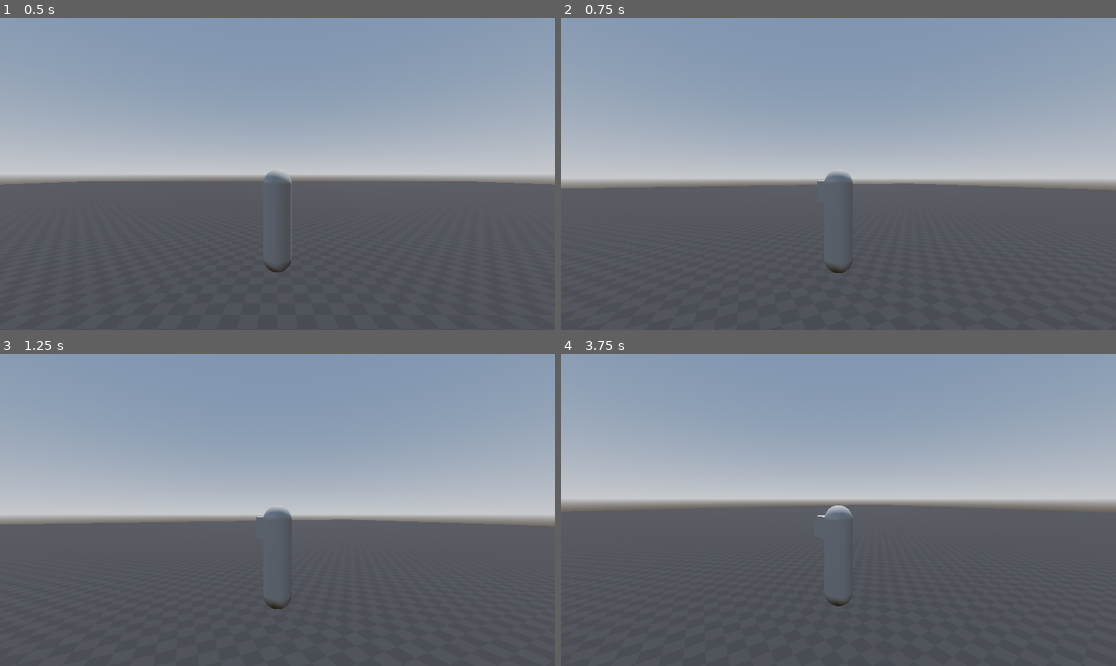
Above: before the commit, frames 1-4 (two rows, left to right).
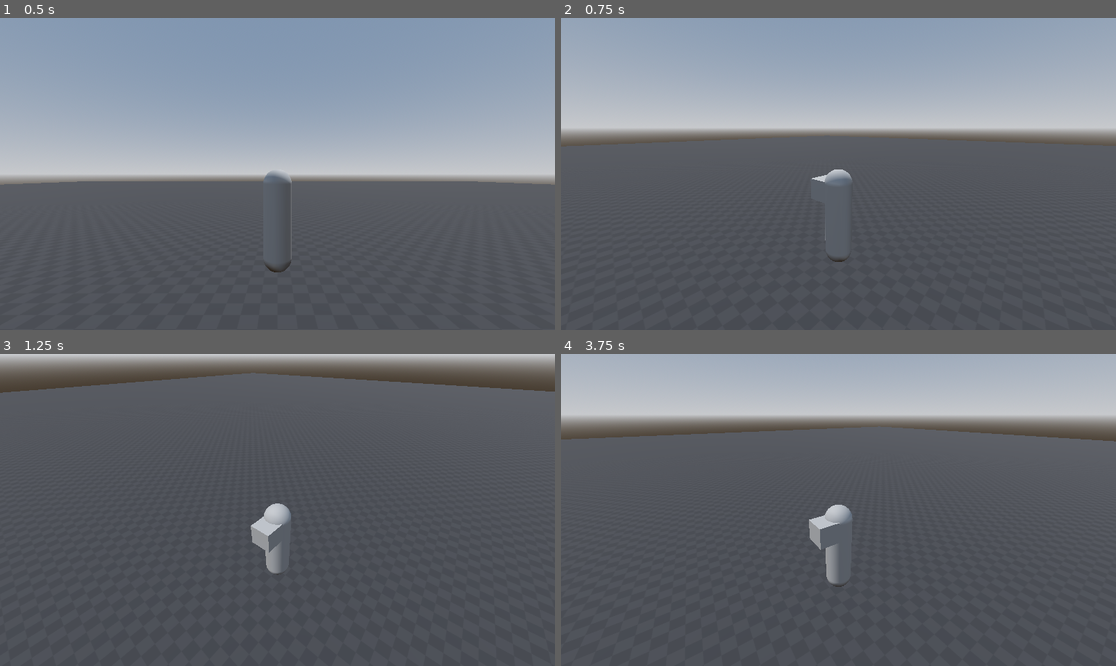
Above: after the commit, the same moments.

Repository: badkatd3s1gns/Boss-Rush-2025
Game: Godot game, scene res://scenes/world_test.tscn
Same seed, same stepped clock (60 frames per second), same inputs: the game is played once before the commit and once after it.
Inputs (mouse positions are in pixels of both pictures, inside the frame that each line leads up to):
- Up to frame 1 (0.5 s): no input
- Up to frame 2 (0.75 s): tap Enter at 0.5 s; move the mouse to (866, 174) at 0.52 s; hold W (m_forward) from 0.53 s (still down); tap C (change_camera) at 0.6 s
- Up to frame 3 (1.25 s): keep holding W (m_forward)
- Up to frame 4 (3.75 s): keep holding W (m_forward); move the mouse to (810, 510) at 1.27 s; tap C (change_camera) at 1.35, 2.3, 2.85, 3.6 s; move the mouse to (849, 503) at 2.02 s; hold Shift (player_run) 2.03-2.78 s; move the mouse to (832, 516) at 2.77 s; move the mouse to (877, 513) at 3.52 s

Frame 1 is identical in both runs. In frame 2, 31% of the frame differs, in the area x 0-100%, y 20-82%; in frame 3, 54%, in the area x 0-100%, y 0-82%; in frame 4, 50%.

Commit message:
feat: transition between angles dynamically"

Diff:
--- a/assets/prefabs/actors/player/obj_player.tscn
+++ b/assets/prefabs/actors/player/obj_player.tscn
@@ -28,8 +28,12 @@
 [node name="CameraThirdPerson" type="Node3D" parent="."]
 transform = Transform3D(1, 0, 0, 0, 1, 0, 0, 0, 1, 0, 0.908216, 0)
 script = ExtResource("2_nv47o")
+topDown_angle = Vector3(-0.665, -2.51, 0)
+platform_angle = Vector3(0, -1.5, 0)
 
-[node name="SpringArm" type="SpringArm3D" parent="CameraThirdPerson"]
+[node name="Pivot" type="Node3D" parent="CameraThirdPerson"]
+
+[node name="SpringArm" type="SpringArm3D" parent="CameraThirdPerson/Pivot"]
 spring_length = 4.0
 
-[node name="Camera3D" type="Camera3D" parent="CameraThirdPerson/SpringArm"]
+[node name="Camera3D" type="Camera3D" parent="CameraThirdPerson/Pivot/SpringArm"]
--- a/scripts/core/systems/CameraController/CameraThirdPerson.gd
+++ b/scripts/core/systems/CameraController/CameraThirdPerson.gd
@@ -1,16 +1,22 @@
 extends Node3D
 
-@onready var spring_arm: SpringArm3D = $SpringArm
-@onready var platform_camera: Camera3D = $PlatformCamera
+@onready var pivot: Node3D = $Pivot
+@onready var spring_arm: SpringArm3D = $Pivot/SpringArm
 
-@export var gameplay_mode:Mode
-enum Mode {
+enum GameplayMode {
 	ThirdPerson,
 	TopDown,
 	Platform
 }
+@export var mouse_sens:float = 0.4
+@export_group("Whatever")
 @export var can_move_mouse:bool = true
-@export var mouse_sens:float = 0.4
+
+@export_group("Perspective Positions")
+@export var topDown_angle:Vector3
+@export var platform_angle:Vector3
+
+var pespective_index:int = 0
 
 func _ready() -> void:
 	Input.set_mouse_mode(Input.MOUSE_MODE_CAPTURED)
@@ -18,5 +24,37 @@
 func _input(event):
 	if event is InputEventMouseMotion && can_move_mouse:
 		rotate_y(deg_to_rad(-event.relative.x * mouse_sens))
-		spring_arm.rotate_x(deg_to_rad(-event.relative.y * mouse_sens))
-		spring_arm.rotation.x = clamp(spring_arm.rotation.x, -PI/3, PI/3) # Limits camera rotation
+		pivot.rotate_x(deg_to_rad(-event.relative.y * mouse_sens))
+		pivot.rotation.x = clamp(pivot.rotation.x, -PI/3, PI/3) # Limits camera rotation
+
+	if event.is_action_released("change_camera"):
+		pespective_index += 1
+		if pespective_index > (GameplayMode.size() - 1):
+			pespective_index = 0
+
+func _physics_process(delta: float) -> void:
+	print("Pivot: ", pivot.rotation)
+	match pespective_index:
+		GameplayMode.ThirdPerson:
+			can_move_mouse = true
+			pivot.rotation.y = 0
+			pivot.rotation.z = 0
+		GameplayMode.TopDown:
+			can_move_mouse = false
+			transition_pespective(topDown_angle)
+		GameplayMode.Platform:
+			can_move_mouse = false
+			transition_pespective(platform_angle)
+
+func transition_pespective(to:Vector3):
+	var tween = create_tween()
+
+	pivot.rotation = Vector3.ZERO
+	self.rotation.y = 0
+
+	tween.tween_property(
+		pivot, "rotation", to, 0.3
+	)
+
+	Tween.TransitionType.TRANS_SINE
+	Tween.EaseType.EASE_IN_OUT
